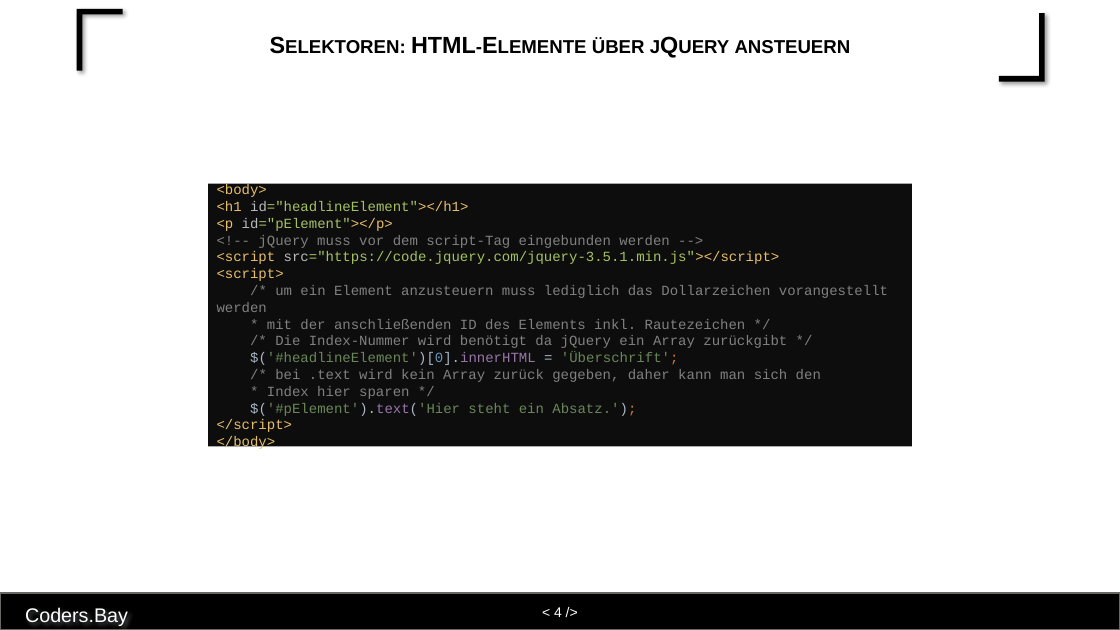
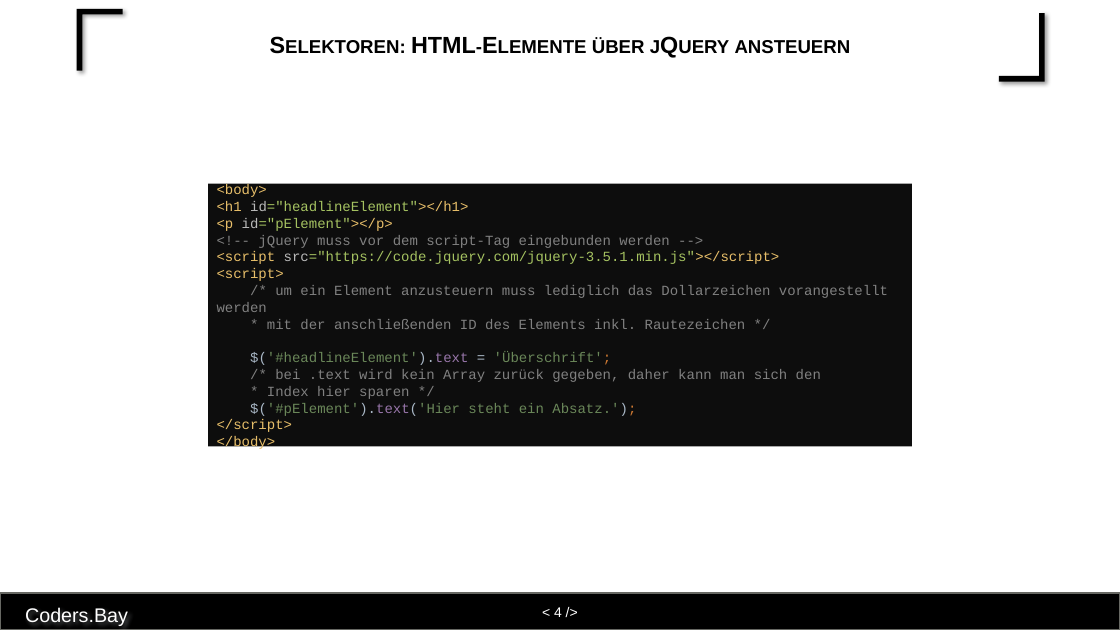
Before and after one commit to affenzellerkarin/abendkurs-2021, a slide deck: slide 4 of 2021-11-09/js-4.1.pptx. Drawn at 1120x630 pixels with LibreOffice and Linux fonts; fonts in the diff are those of the drawing. Boxes give left, top, right and bottom in pixels: in the first picture for what was removed or moved away, otherwise in the second. Text is boxed around its words. In the diff, an @@ line names an element or a change of style, - is before the commit and + after.

```diff
--- a/2021-11-09/js-4.1.pptx
+++ b/2021-11-09/js-4.1.pptx
@@ text in rectangle at (217, 184, 888, 451): text changed @@
-<body>
-<h1 id="headlineElement"></h1>
-<p id="pElement"></p>
-<!-- jQuery muss vor dem script-Tag eingebunden werden -->
-<script src="https://code.jquery.com/jquery-3.5.1.min.js"></script>
-<script>
-/* um ein Element anzusteuern muss lediglich das Dollarzeichen vorangestellt werden
-* mit der anschließenden ID des Elements inkl. Rautezeichen */
-/* Die Index-Nummer wird benötigt da jQuery ein Array zurückgibt */
-$('#headlineElement')[0].innerHTML = 'Überschrift';
-/* bei .text wird kein Array zurück gegeben, daher kann man sich den
-* Index hier sparen */
-$('#pElement').text('Hier steht ein Absatz.');
-</script>
-</body>
+<body>
+<h1 id="headlineElement"></h1>
+<p id="pElement"></p>
+<!-- jQuery muss vor dem script-Tag eingebunden werden -->
+<script src="https://code.jquery.com/jquery-3.5.1.min.js"></script>
+<script>
+/* um ein Element anzusteuern muss lediglich das Dollarzeichen vorangestellt werden
+* mit der anschließenden ID des Elements inkl. Rautezeichen */
+$('#headlineElement').text = 'Überschrift';
+/* bei .text wird kein Array zurück gegeben, daher kann man sich den
+* Index hier sparen */
+$('#pElement').text('Hier steht ein Absatz.');
+</script>
+</body>
```
Also in this commit, not shown: 1 other slide changed, 1 other file.
